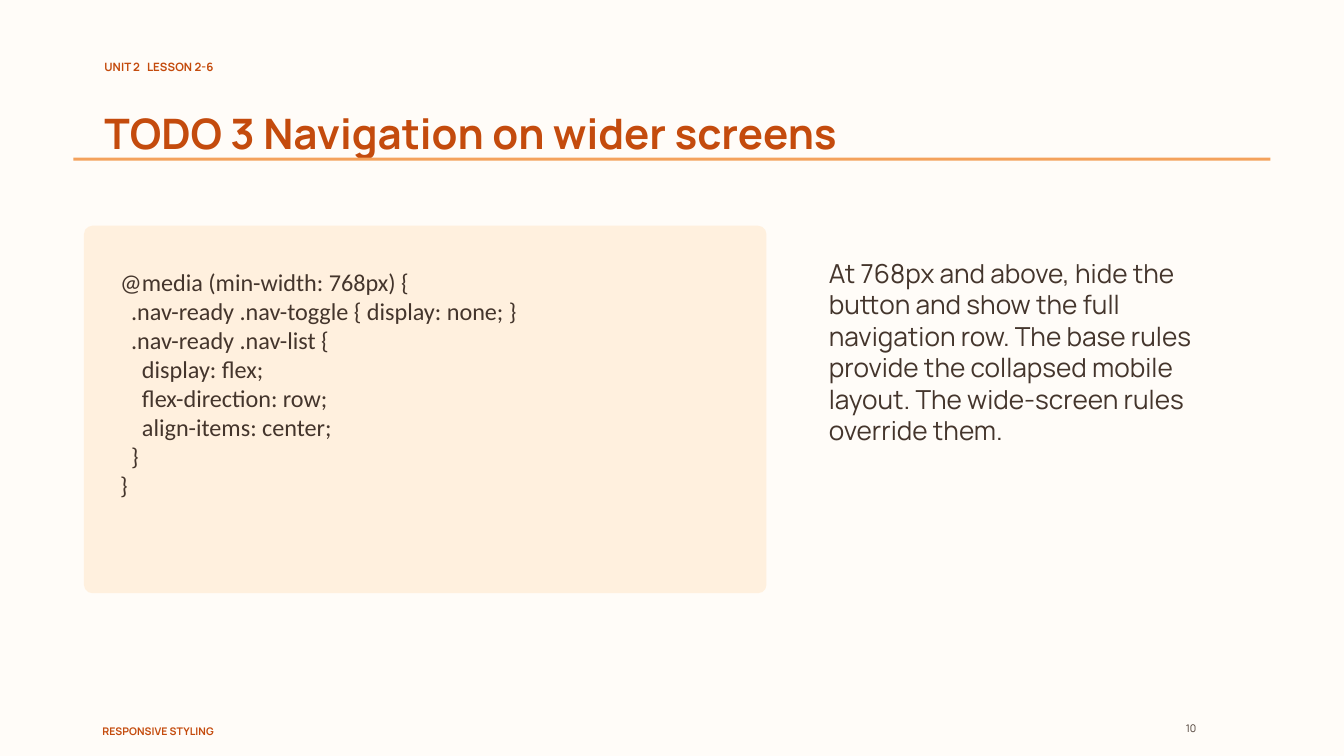
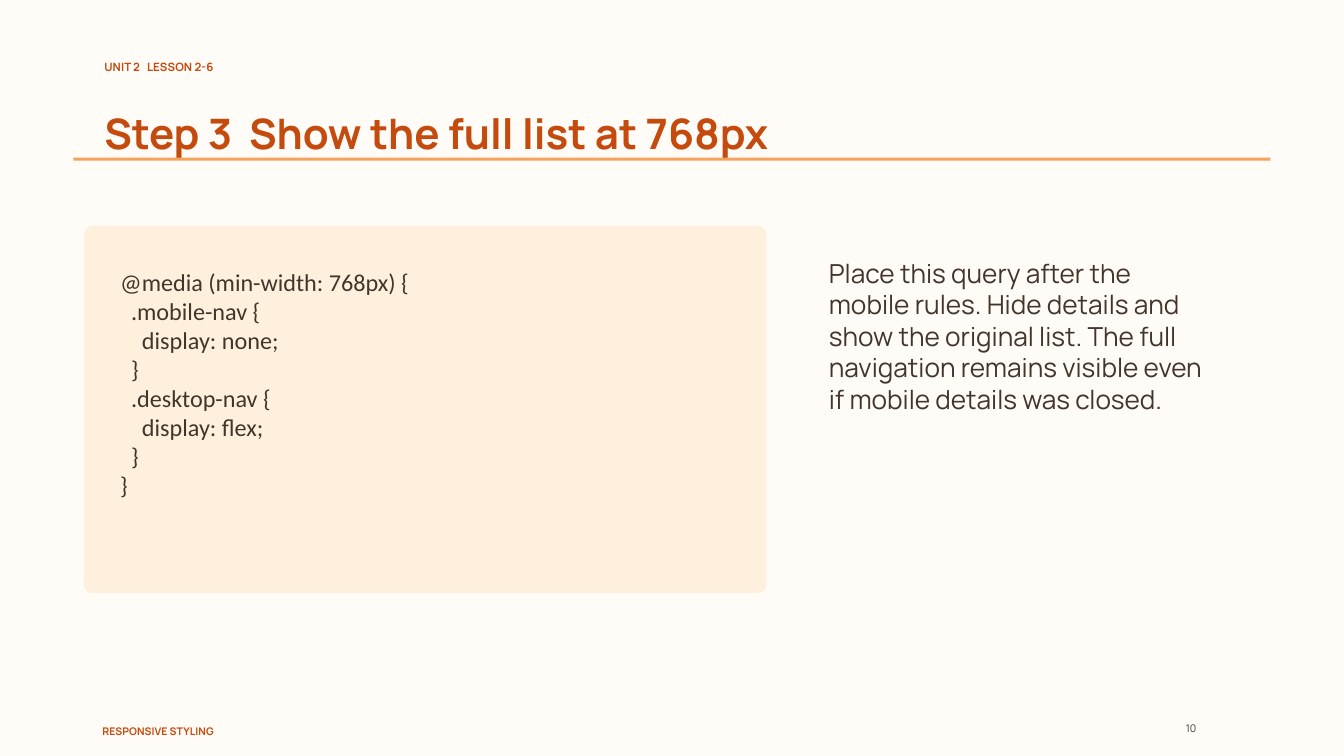
Before and after one commit to nakarapunchai/cis181-course-template, a slide deck: slide 10 of demo/Demo 2-6/Lesson 2-6 Responsive Styling.pptx. Drawn at 1344x756 pixels with LibreOffice and Linux fonts; fonts in the diff are those of the drawing. Boxes give left, top, right and bottom in pixels: in the first picture for what was removed or moved away, otherwise in the second. Text is boxed around its words. In the diff, an @@ line names an element or a change of style, - is before the commit and + after.

Commit message:
Rebuild Demo 2-6 from completed 2-5 with native HTML navigation

```diff
--- a/demo/Demo 2-6/Lesson 2-6 Responsive Styling.pptx
+++ b/demo/Demo 2-6/Lesson 2-6 Responsive Styling.pptx
@@ text at (104, 118, 769, 161): text changed @@
-TODO 3 Navigation on wider screens
+Step 3 Show the full list at 768px
@@ text at (829, 263, 1202, 410): text changed @@
-At 768px and above, hide the button and show the full navigation row. The base rules provide the collapsed mobile layout. The wide-screen rules override them.
+Place this query after the mobile rules. Hide details and show the original list. The full navigation remains visible even if mobile details was closed.
@@ text at (131, 303, 279, 411): text changed @@
-.nav-ready .nav-toggle { display: none; }
-.nav-ready .nav-list {
+.mobile-nav {
+display: none;
+}
+.desktop-nav {
@@ text at (142, 390, 331, 440): paragraphs removed @@
-flex-direction: row;
-align-items: center;
```
Also in this commit, not shown: 7 other slides changed, 19 other files.
